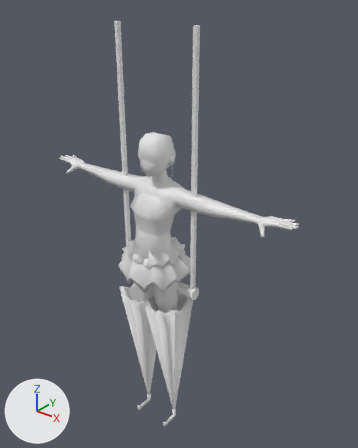
What one commit did to the FBX model Assets/Models/AnikaModel.fbx.
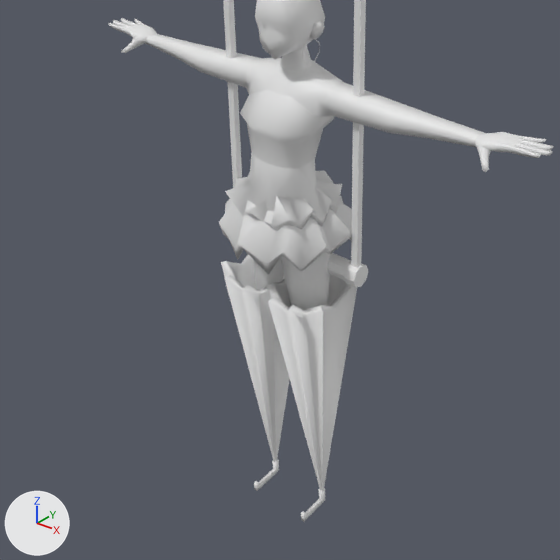
Each version is shown whole from a camera (50 mm lens) standing at (1.67, -1.93, 2.53) and looking at (0.07, 0.07, 1.29), then close up on the part from 0% to 85% of the width and 32% to 100% of the height. The lights are fixed; the arrows at lower left show +X, +Y and +Z. The first two pictures are the older version. Where no turn or scale is listed for an object, it has been applied to the vertices. Vertices at exactly the same position are counted once.

The first close-up shows 'Anika', 'Trapeze'.
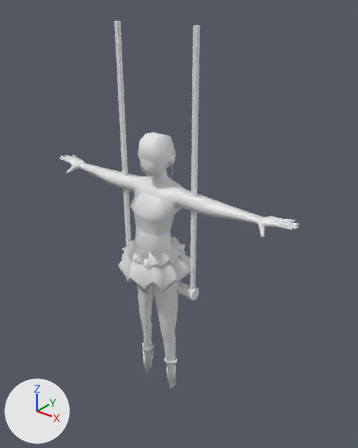
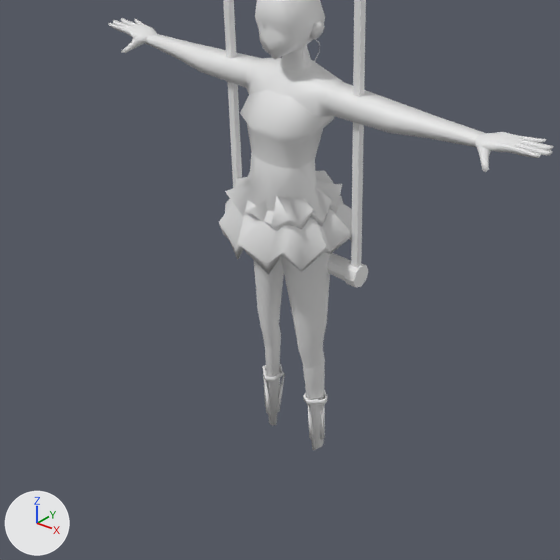
Boxes (x1, y1, x2, y2) around the edits, measured in the close-ups (560 x 560 px):
'Anika', reshaped
    before: (108, 0, 554, 521)
    after: (108, 0, 554, 450)
part 1 of me_anika, deleted
    before: (267, 274, 357, 491)
part 2 of me_anika, deleted
    before: (221, 255, 289, 462)
part 3 of me_anika, deleted
    before: (301, 488, 325, 521)
part 4 of me_anika, deleted
    before: (254, 459, 279, 491)

The edits, one by one:
me_anika is used by ob_anika; location (0.0, 0.0, 0.0).
me_anika had 1216 vertices, 1294 faces and spanned x -0.83..0.83, y -0.28..0.12, z -0.1..1.84.
me_anika now has 1100 vertices, 1154 faces and spans x -0.83..0.83, y -0.28..0.12, z 0.16..1.84.
me_anika part 1: the loose piece of 34 vertices spanning x -0.01..0.22, y -0.21..0.11, z -0.08..0.87 is deleted.
me_anika part 2: the loose piece of 34 vertices spanning x -0.22..0.01, y -0.21..0.11, z -0.08..0.87 is deleted.
me_anika part 3: the loose piece of 24 vertices spanning x 0.1..0.12, y -0.14..-0.02, z -0.1..-0.04 is deleted.
me_anika part 4: the loose piece of 24 vertices spanning x -0.12..-0.1, y -0.14..-0.02, z -0.1..-0.04 is deleted.
